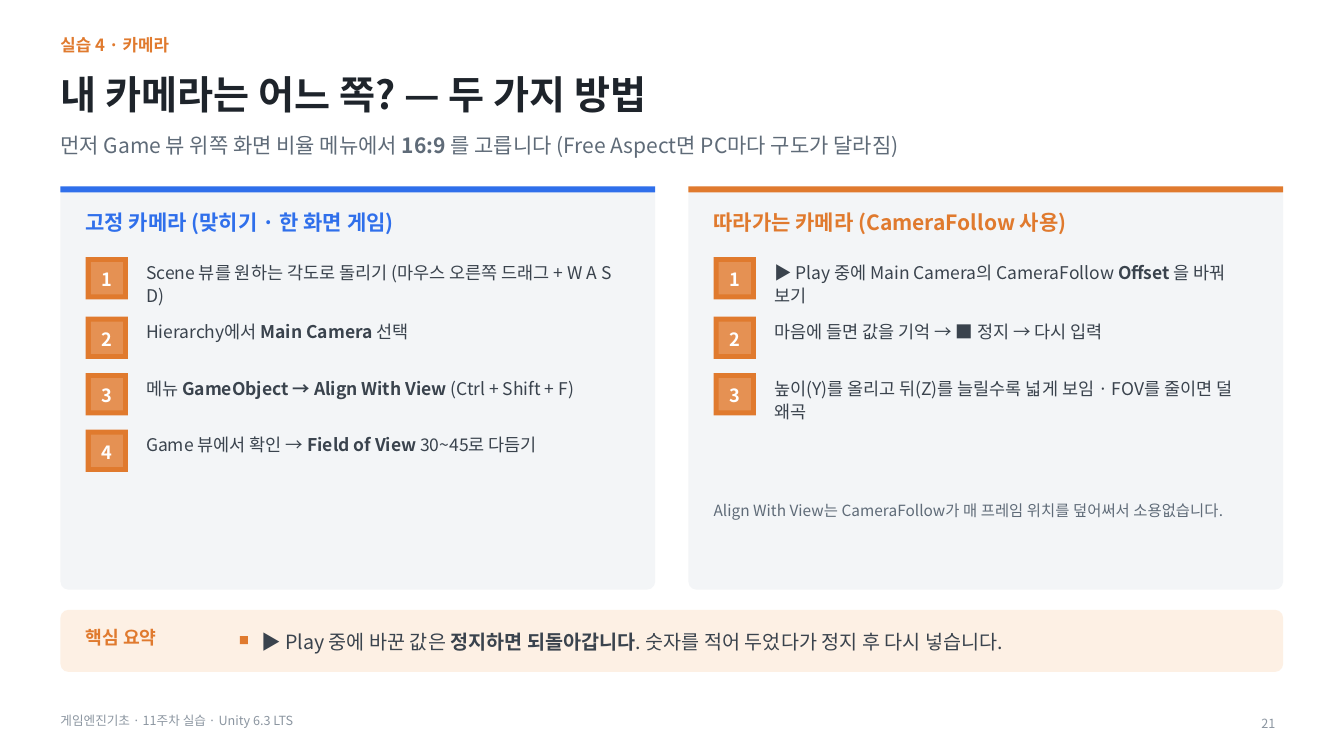
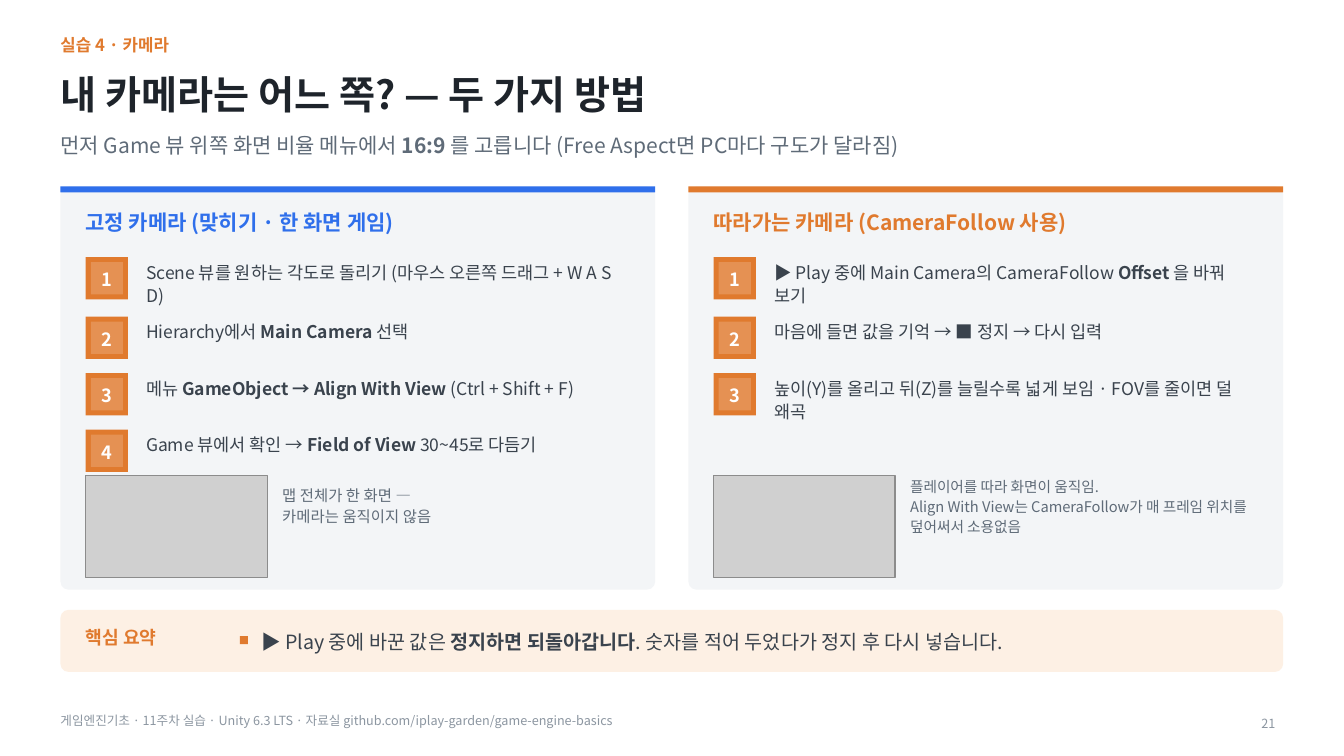
Before and after one commit to iplay-garden/game-engine-basics, a slide deck: slide 21 of 11주차/한국어/게임엔진기초_11주차_오프라인_실습슬라이드.pptx. Drawn at 1344x756 pixels with LibreOffice and Linux fonts; fonts in the diff are those of the drawing; grey boxes stand for pictures. Boxes give left, top, right and bottom in pixels: in the first picture for what was removed or moved away, otherwise in the second. Text is boxed around its words. In the diff, an @@ line names an element or a change of style, - is before the commit and + after.

```diff
--- a/11주차/한국어/게임엔진기초_11주차_오프라인_실습슬라이드.pptx
+++ b/11주차/한국어/게임엔진기초_11주차_오프라인_실습슬라이드.pptx
@@ picture added at (86, 476, 267, 578) @@
@@ picture added at (714, 476, 895, 578) @@
@@ text added at (282, 488, 431, 523), 11 pt, text #5F6B78 @@
+맵 전체가 한 화면 —
+카메라는 움직이지 않음
@@ text at (910, 480, 1246, 533): text changed; size 11 to 10.5 pt @@
-Align With View는 CameraFollow가 매 프레임 위치를 덮어써서 소용없습니다.
+플레이어를 따라 화면이 움직임.
+Align With View는 CameraFollow가 매 프레임 위치를 덮어써서 소용없음
@@ text at (60, 714, 612, 728): text changed @@
-게임엔진기초 · 11주차 실습 · Unity 6.3 LTS
+게임엔진기초 · 11주차 실습 · Unity 6.3 LTS · 자료실 github.com/iplay-garden/game-engine-basics
```
Also in this commit, not shown: 28 other slides changed, 14 other files.
